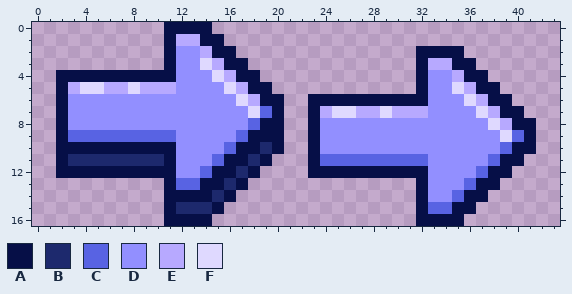
Pixel-art sprite: Sprites/flechatuto.png. The picture above is the old version.
The file is 44x17 pixels.
Palette (. is transparent): A #060f47  B #1d296d  C #5863e3  D #928fff  E #b7a9ff  F #dfd9ff
The same view after the edit:
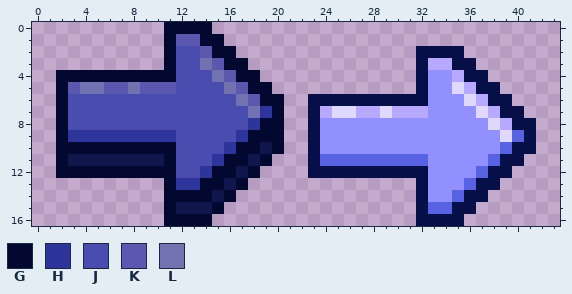
Colours new in this view: G #030831  H #2d349c  J #4b4caf  K #5d58af  L #7172af
What changed:
colour B: #1d296d -> #0f164b
Changed rows in their new state; - is a pixel that keeps its letter.
first column x 2:
 0 ---------GGGG------
 1 ---------GKKGG-----
 2 ---------GJJKGG----
 3 ---------GJJLKGG---
 4 GGGGGGGGGGJJJLKGG--
 5 GKLLKKLKKKJJJJLKGG-
 6 GJJJJJJJJJJJJJJLKGG
 7 GJJJJJJJJJJJJJJJLHG
 8 GJJJJJJJJJJJJJJJHGG
 9 GHHHHHHHHHJJJJJHGGG
10 GGGGGGGGGGJJJJHGG-G
11 G--------GJJJHGG-G-
12 GGGGGGGGGGJJHGG-G--
13 ---------GHHGG-G---
14 ---------GGGG-G----
15 ---------G---G-----
16 ---------GGGG------
Boxes around the changes in both pictures, in picture pixels (x1, y1, x2, y2):
changed: (56, 22, 284, 226)
